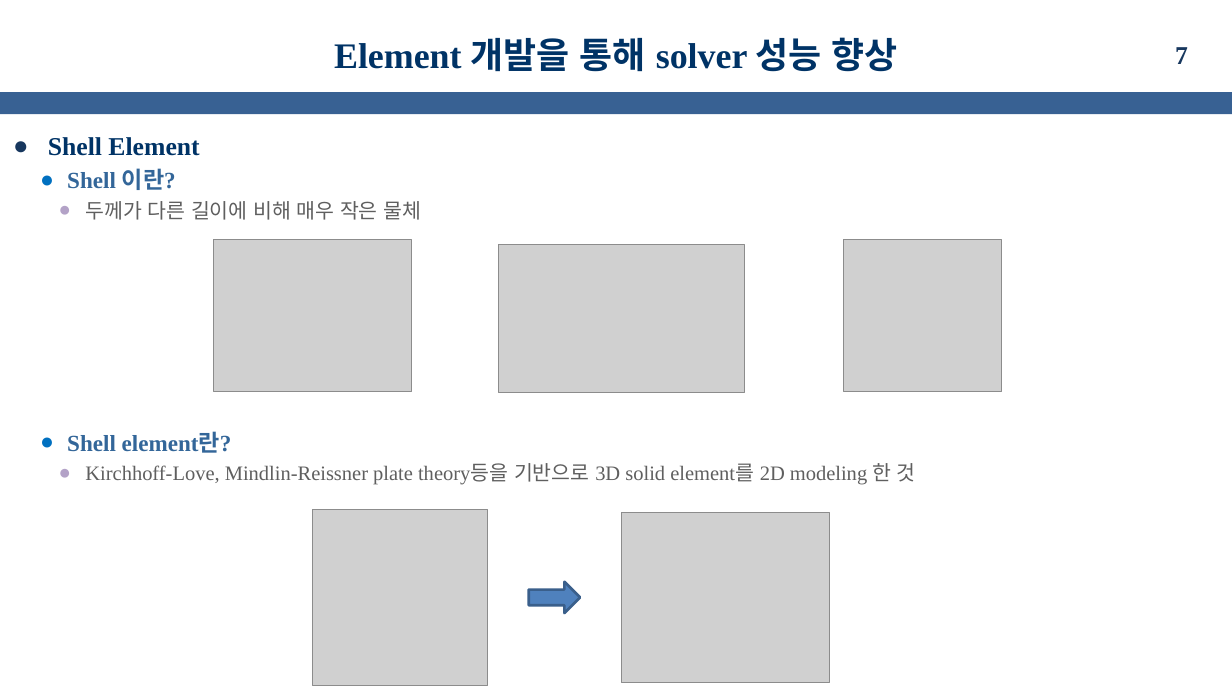
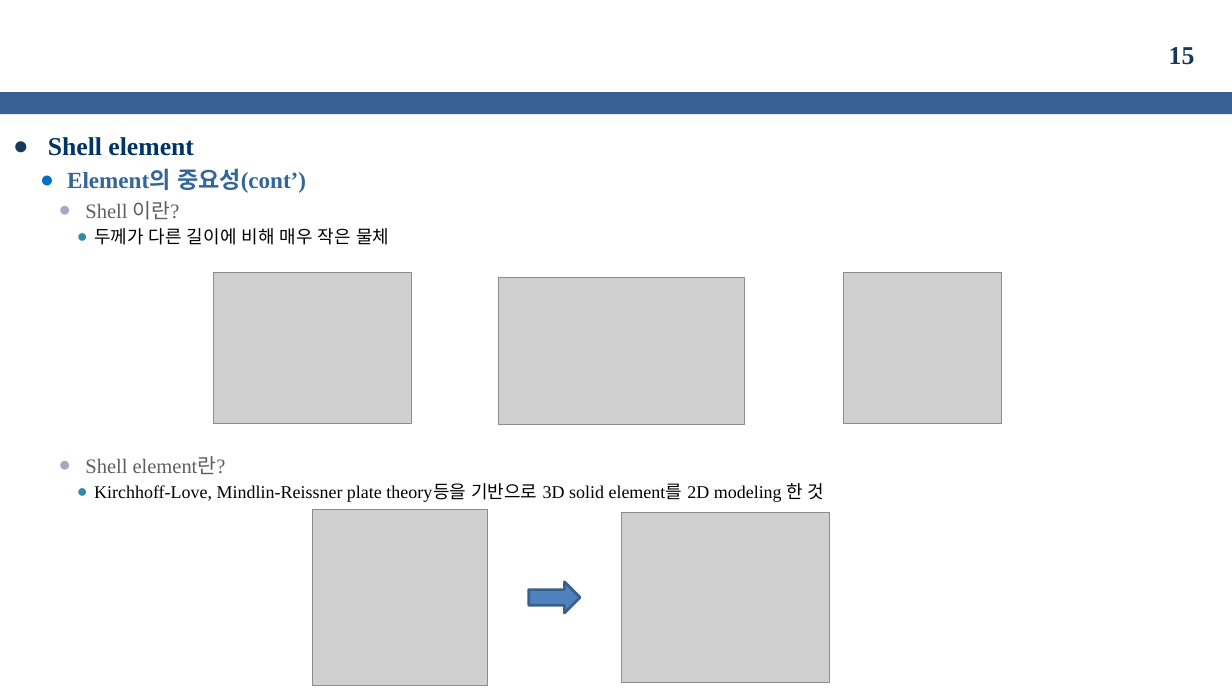
Before and after one commit to kms0523/Study, a slide deck: slide 15 of 발표자료/성과발표(중간).pptx (slide 7 before the commit). Drawn at 1232x693 pixels with LibreOffice and Linux fonts; fonts in the diff are those of the drawing; grey boxes stand for pictures; background and template pictures are left out. Boxes give left, top, right and bottom in pixels: in the first picture for what was removed or moved away, otherwise in the second. Text is boxed around its words. In the diff, an @@ line names an element or a change of style, - is before the commit and + after.

```diff
--- a/발표자료/성과발표(중간).pptx
+++ b/발표자료/성과발표(중간).pptx
@@ title removed at (334, 37, 898, 72) @@
-Element 개발을 통해 solver 성능 향상
@@ page number at (1169, 47, 1195, 65): text changed @@
-7
+15
@@ text at (48, 137, 306, 193): text changed; size 20 to 18 pt; text colour #003366 to #336699 @@
-● Shell Element
+● Shell element
+  ● Element의 중요성(cont’)
@@ text at (85, 201, 825, 502): size 18 to 16 pt, text colour #336699 to #5F5F5F, bold off in "Shell 이란?", "Shell element란?"; size 16 to 14 pt, text colour #5F5F5F to #000000 in "두께가 다른 길이에 비해 매우 작은 물체", "Kirchhoff-Love, Mindlin-Reissner plate theory등을 기반으로 3D soli ..."; list level 2 to 3 in "Shell 이란?"; bullet colour #0070C0 to #B3A2C7; list level 3 to 4 in "두께가 다른 길이에 비해 매우 ..."; bullet colour #B3A2C7 to #338BA3; list level 2 to 3 in "Shell element란?"; list level 3 to 4 in "Kirchhoff-Love, Mindlin-Reissner plate theory등을 기반으로 ..." @@
@@ picture: place and size @@
-picture at (213, 239, 412, 391)
+picture at (213, 272, 412, 423)
@@ picture: place and size @@
-picture at (498, 245, 744, 393)
+picture at (498, 277, 744, 425)
@@ picture: place and size @@
-picture at (844, 239, 1002, 391)
+picture at (844, 272, 1002, 423)
```
Also in this commit, not shown: 4 other slides changed, 7 slides added, 2 slides removed, 8 other files.
